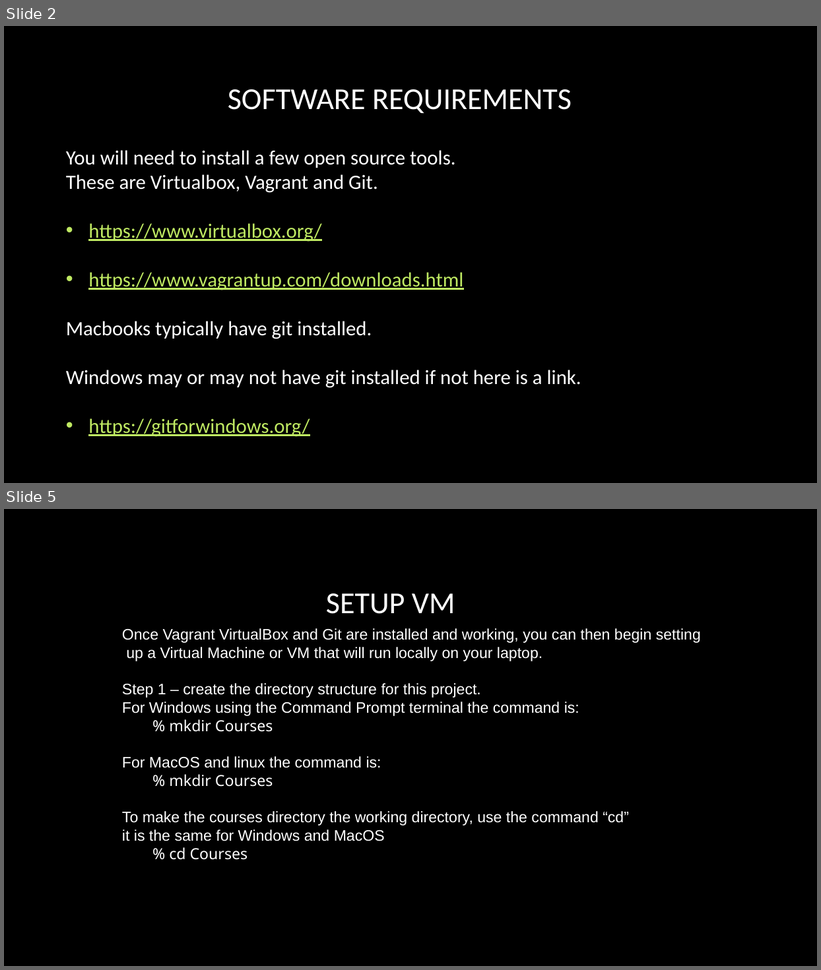
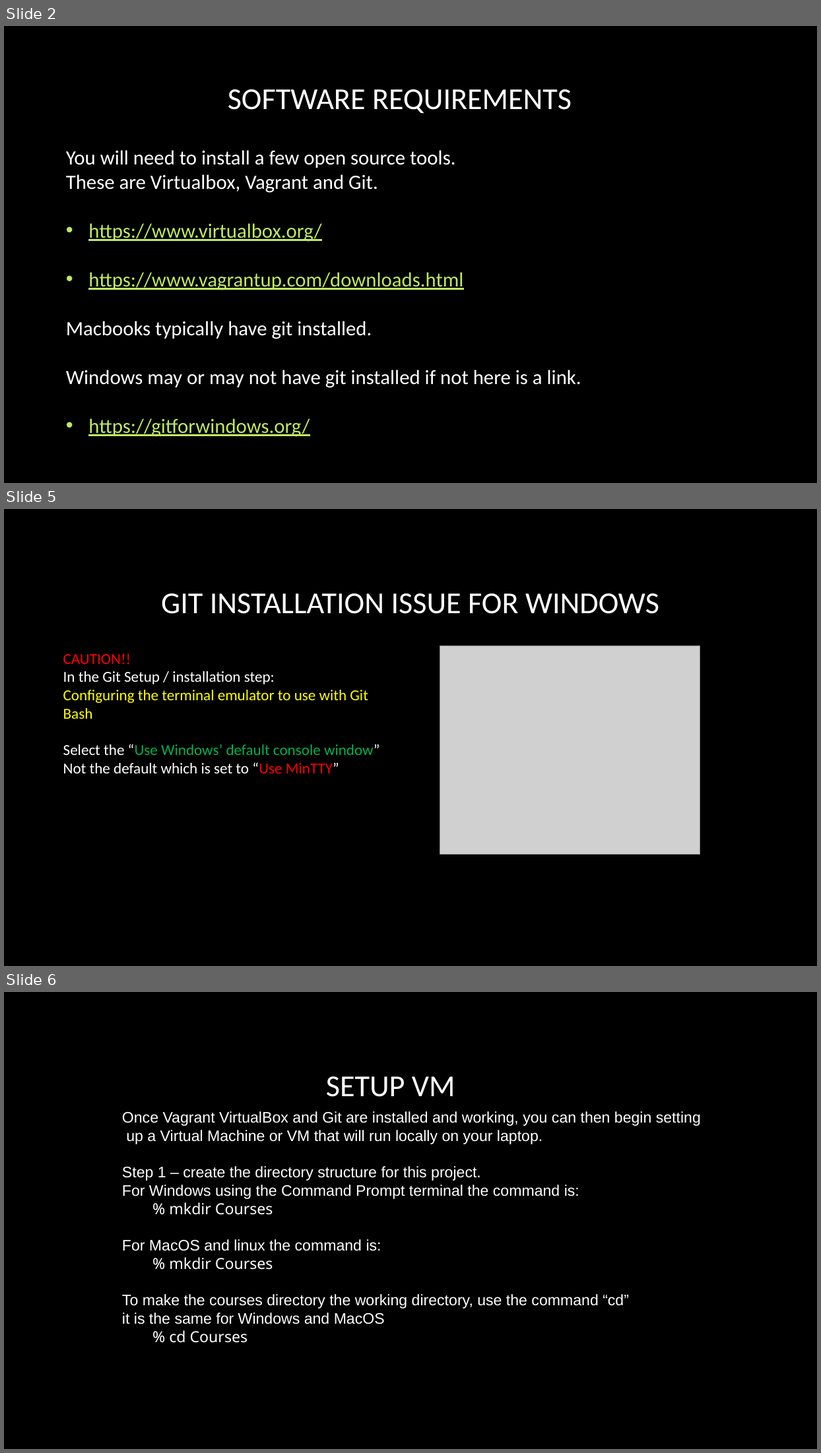
Before and after one commit to chrisbuwahpc/Data1001, a slide deck: VM_instructions.pptx. Shown one above the other, each under a label of ours: slides 2 and 5 before the commit, slides 2, 5 and 6 after it; the slides between them are not shown. The pictures are 821x970 and 821x1453 pixels, drawn with LibreOffice and Linux fonts; fonts in the diff are those of the drawing; grey boxes stand for pictures; background and template pictures are left out. Boxes give left, top, right and bottom in pixels: in the first picture for what was removed or moved away, otherwise in the second. Text is boxed around its words. In the diff, an @@ line names an element or a change of style, - is before the commit and + after.

```diff
--- a/VM_instructions.pptx
+++ b/VM_instructions.pptx
@@ slide 5 added at (4,509,817,966), background picture (left out) @@
@@ title added at (161,593,659,614), 36 pt, text #FFFFFF @@
+GIT INSTALLATION ISSUE FOR WINDOWS
@@ picture added at (440,646,700,855) @@
@@ text added at (63,654,380,774), 18 pt, text #FFFFFF @@
+CAUTION!!
+In the Git Setup / installation step:
+Configuring the terminal emulator to use with Git Bash
+Select the “Use Windows’ default console window”
+Not the default which is set to “Use MinTTY”
@@ what was slide 5 is now slide 6 @@
```
Also in this commit, not shown: 7 slides changed, 2 other files.
